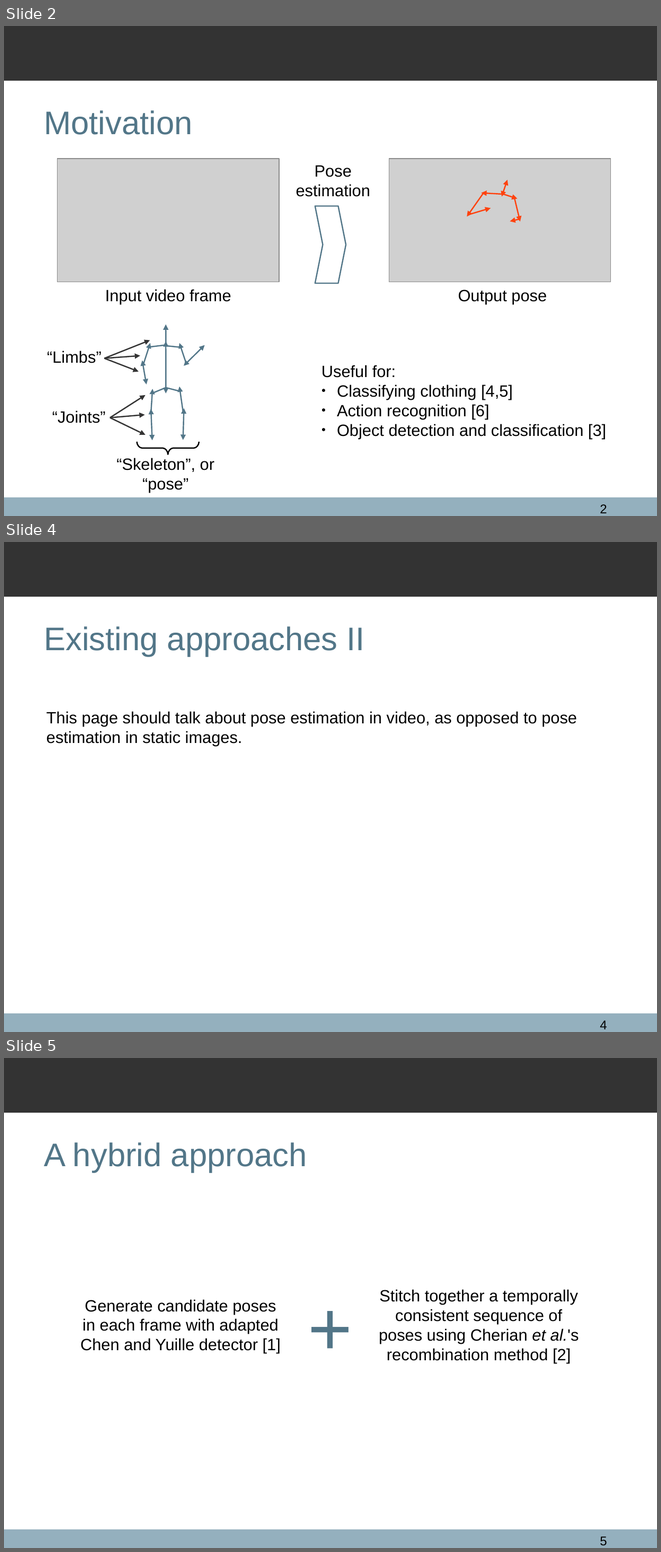
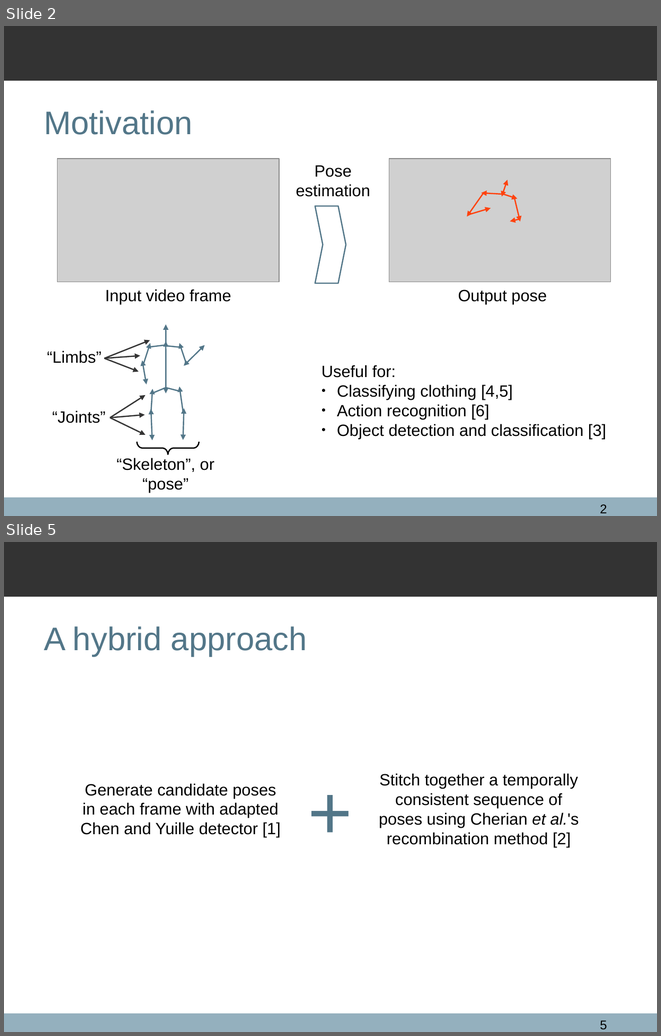
Before and after one commit to qxcv/comp2560, a slide deck: presentation/presentation.odp. Shown one above the other, each under a label of ours: slides 2, 4 and 5 before the commit, slides 2 and 5 after it; the slides between them are not shown. The pictures are 661x1552 and 661x1036 pixels, drawn with LibreOffice and Linux fonts; fonts in the diff are those of the drawing; grey boxes stand for pictures; background and template pictures are left out. Boxes give left, top, right and bottom in pixels: in the first picture for what was removed or moved away, otherwise in the second. Text is boxed around its words. In the diff, an @@ line names an element or a change of style, - is before the commit and + after.

Commit message:
More existing work

```diff
--- a/presentation/presentation.odp
+++ b/presentation/presentation.odp
@@ slide 4 removed at <box>4,542,657,1032</box>, background #FFFFFF; not listed: 2 template elements that a slide beside it also shows @@
@@ title removed at <box>44,626,365,656</box> @@
-Existing approaches II
@@ text removed at <box>46,711,577,746</box> @@
-This page should talk about pose estimation in video, as opposed to pose estimation in static images.
@@ page number removed at <box>600,1020,607,1029</box> @@
-4
```
Also in this commit, not shown: 2 slides changed, 2 slides added, 1 other slide removed, 4 other files.
